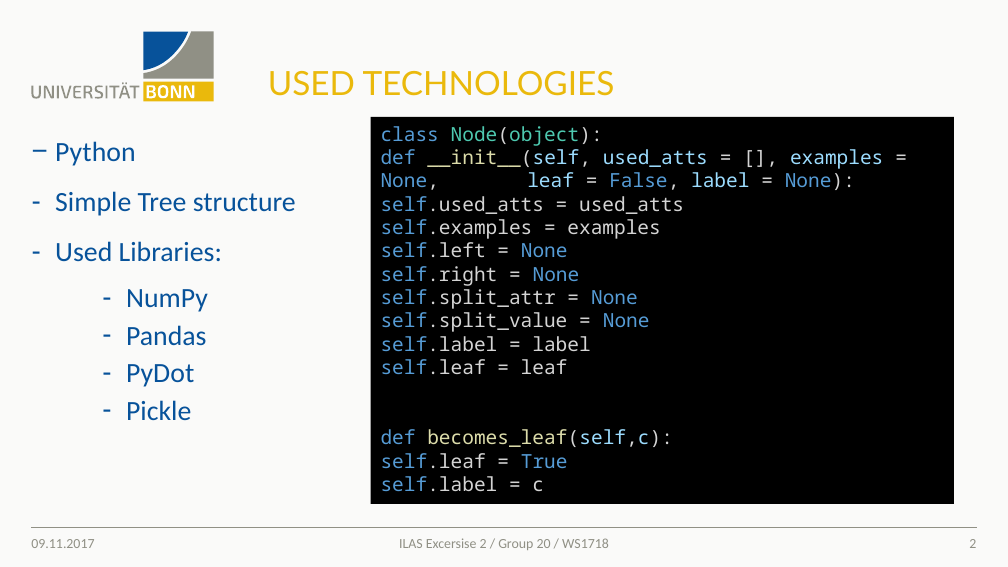
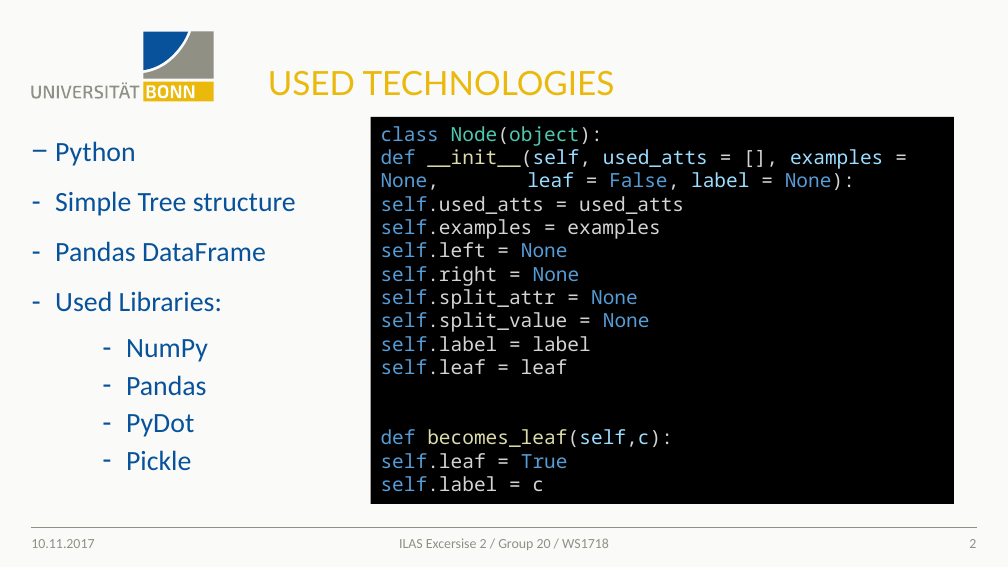
Before and after one commit to MartinFSchmitz/machine_learning, a slide deck: slide 2 of ML_Ass_1_Python27/Präsentation.pptx. Drawn at 1008x567 pixels with LibreOffice and Linux fonts; fonts in the diff are those of the drawing. Boxes give left, top, right and bottom in pixels: in the first picture for what was removed or moved away, otherwise in the second. Text is boxed around its words. In the diff, an @@ line names an element or a change of style, - is before the commit and + after.

```diff
--- a/ML_Ass_1_Python27/Präsentation.pptx
+++ b/ML_Ass_1_Python27/Präsentation.pptx
@@ text at <box>55,241,266,262</box>: paragraph added @@
+– Pandas DataFrame
@@ text at <box>31,539,94,548</box>: text changed @@
-09.11.2017
+10.11.2017
```
Also in this commit, not shown: 5 slides added, 1 slide removed, 23 other files.
